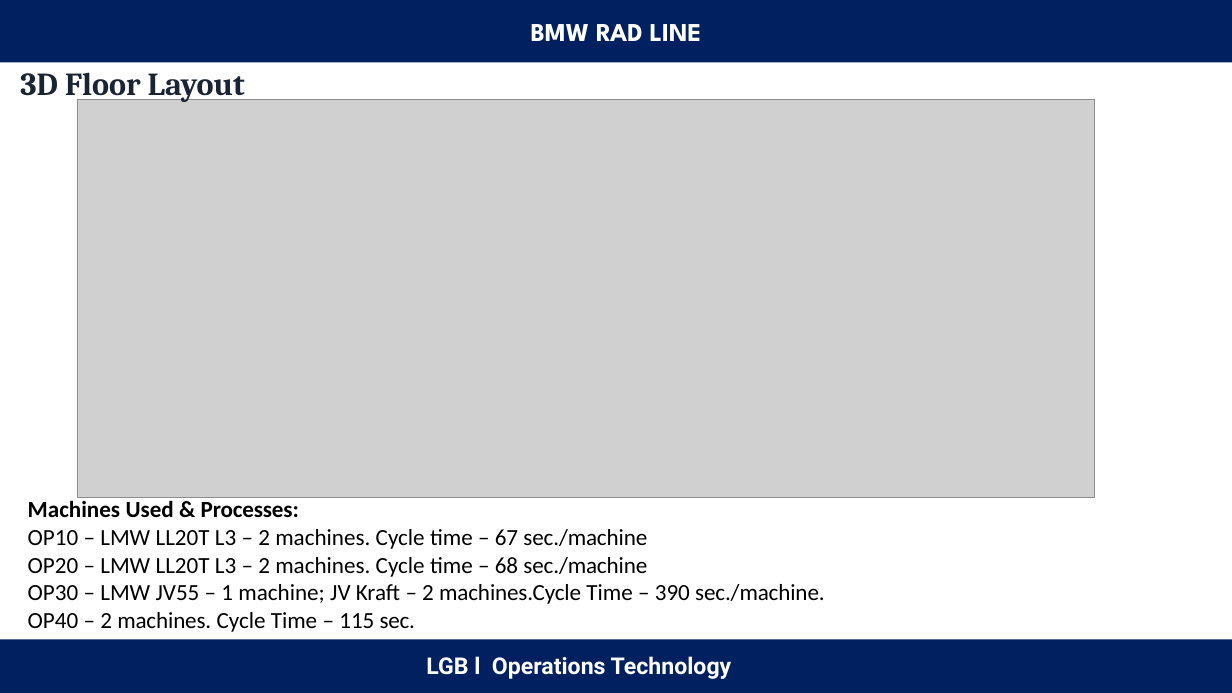
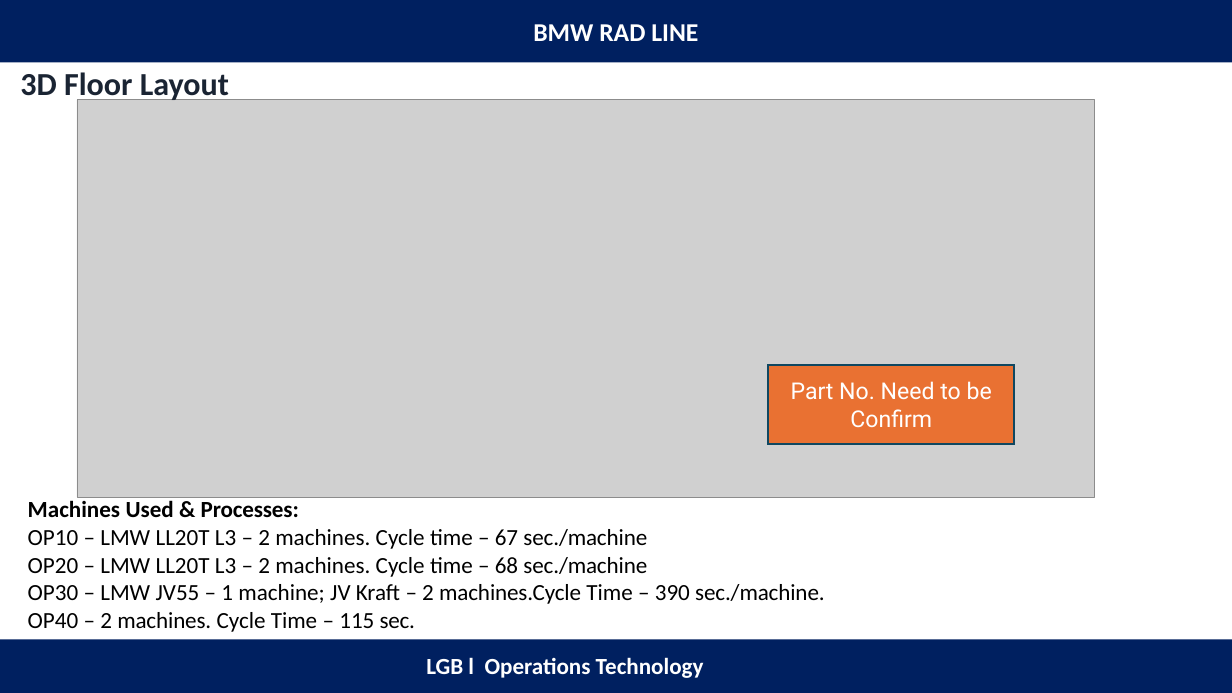
Before and after one commit to anand2204-robo/Project-List, a slide deck: slide 16 of Automation project.pptx (slide 19 before the commit). Drawn at 1232x693 pixels with LibreOffice and Linux fonts; fonts in the diff are those of the drawing; grey boxes stand for pictures. Boxes give left, top, right and bottom in pixels: in the first picture for what was removed or moved away, otherwise in the second. Text is boxed around its words. In the diff, an @@ line names an element or a change of style, - is before the commit and + after.

```diff
--- a/Automation project.pptx
+++ b/Automation project.pptx
@@ text "BMW RAD LINE" at (533, 24, 698, 41): font League Spartan to Calibri @@
@@ text "3D Floor Layout" at (20, 72, 229, 103): font Cambria to Calibri @@
@@ rectangle added at (768, 365, 1015, 444), fill #E97132, outline #104760 1.5 pt, 18 pt, text #FFFFFF @@
+Part No. Need to be Confirm
@@ text "LGB l Operations Technology" at (426, 657, 704, 678): font Roboto to Calibri @@
```
Also in this commit, not shown: 43 other slides changed, 1 slide added, 19 slides removed.
